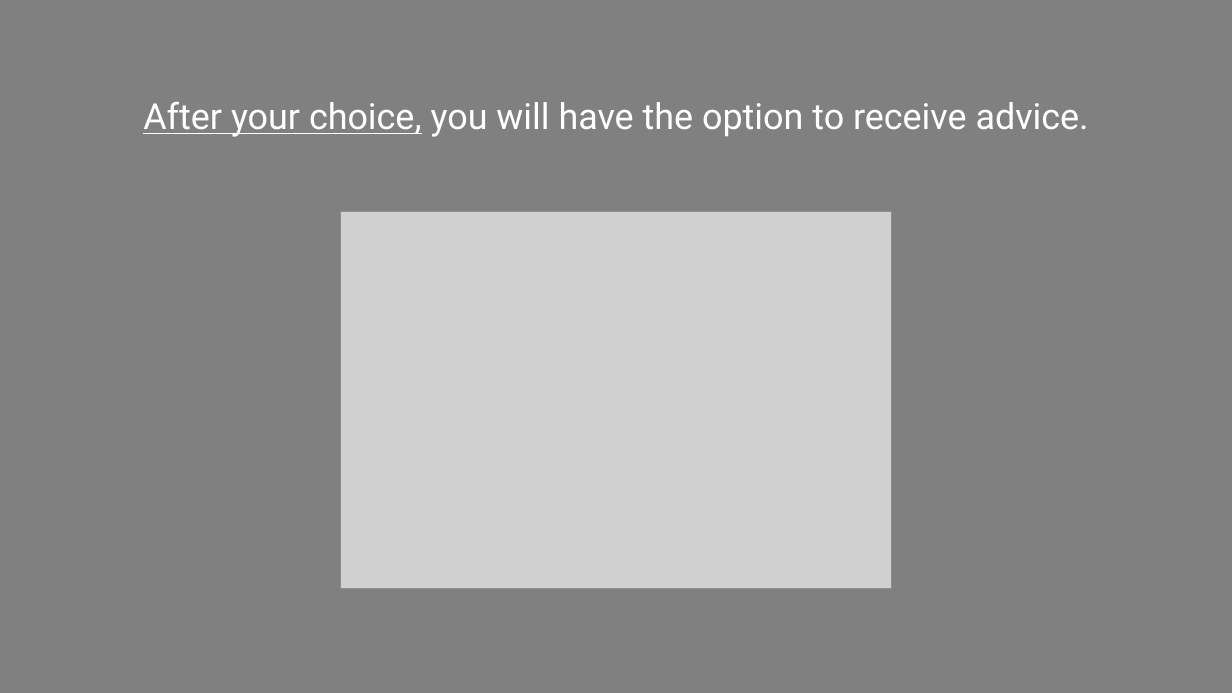
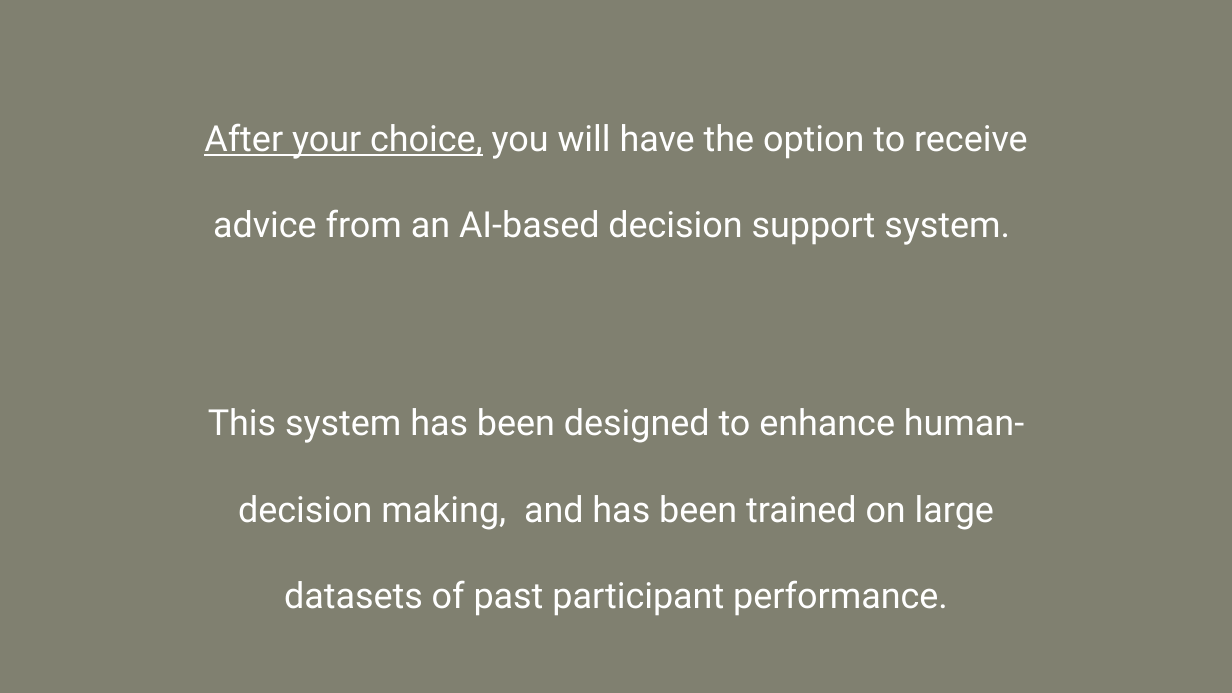
Before and after one commit to Davidson-MJ/js_ArtificialDotsAdvice, a slide deck: slide 2 of instruction-images/expInstructions.pptx. Drawn at 1232x693 pixels with LibreOffice and Linux fonts; fonts in the diff are those of the drawing; grey boxes stand for pictures. Boxes give left, top, right and bottom in pixels: in the first picture for what was removed or moved away, otherwise in the second. Text is boxed around its words. In the diff, an @@ line names an element or a change of style, - is before the commit and + after.

```diff
--- a/instruction-images/expInstructions.pptx
+++ b/instruction-images/expInstructions.pptx
@@ background #808080 to #808070 @@
@@ text "After your choice, you will ..." at (204, 123, 1028, 616): vertical alignment top to middle @@
@@ text at (204, 123, 1028, 616): text changed @@
-After your choice, you will have the option to receive advice.
+After your choice, you will have the option to receive advice from an AI-based decision support system.
+This system has been designed to enhance human-decision making, and has been trained on large datasets of past participant performance.
@@ picture removed at (341, 212, 892, 589) @@
```
Also in this commit, not shown: 6 other slides changed, 5 slides added, 31 other files.
